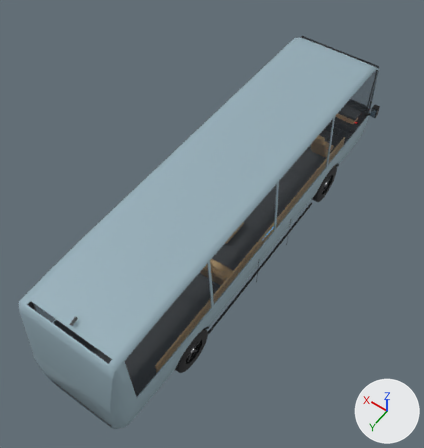
What one commit did to the glTF model public/models/cars/training-coach.glb.
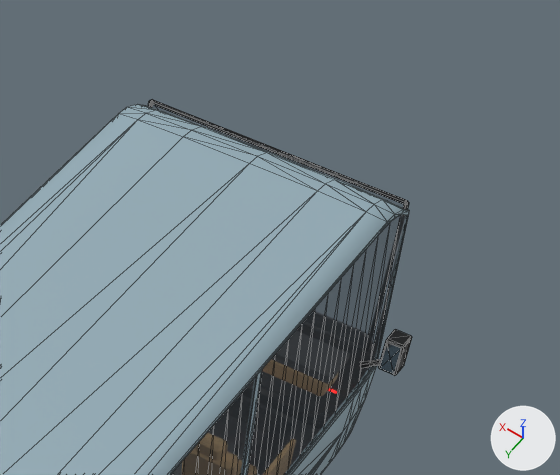
Each version appears first whole from a camera (50 mm lens) standing at (-4.7, 7.17, 11.94) and looking at (0.15, 0.38, 1.28), and next in a close-up on the part from 61% to 100% of the width and 1% to 33% of the height. The lights are fixed; the arrows at lower right show +X, +Y and +Z. The first two pictures are the older version. The close-ups show mesh edges as thin lines. Where no turn or scale is listed for an object, it has been applied to the vertices. Vertices at exactly the same position are counted once.

The first close-up shows 'Body', 'Surface_CarRoot_BlackTrim', 'Surface_CarRoot_Glass', 'Surface_CarRoot_MirrorGlass'.
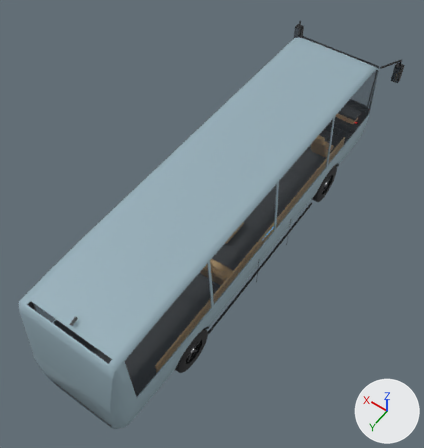
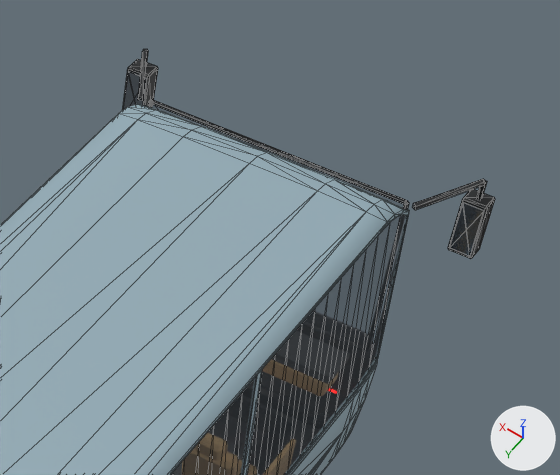
Where the newer file only moved an object's origin or applied its transform, the numbers keep the older frame.

What the commit changed:
me_cube_090 is used by ob_surface_carroot_blacktrim; location (-1.28, -4.56, 1.77).
me_cube_090 had 408 vertices, 572 faces and spanned x -0.18..2.73, y -0.53..9.66, z -1.67..1.39.
me_cube_090 now has 424 vertices, 596 faces and spans x -0.26..2.82, y -0.96..9.66, z -1.67..1.39.
me_cube_090 part 1: the loose piece of 24 vertices spanning x 2.58..2.73, y -0.14..0.02, z -0.04..0.26 is copied, and the copy is scaled about its middle by (1.37, 1, 1.63), then moved by (0.06, -0.82, 0.71); it spans x 2.62..2.82, y -0.96..-0.8, z 0.58..1.06.
Part 2, on me_cube_090:
53 vertices are removed from x -0.18..2.73, y -0.14..0.07, z -0.05..0.26.
100 faces are deleted.
11 vertices move from x -0.16..2.6, y -0.14..0.08, z -0.05..0.05 to x -0.18..2.7, y -0.89..-0.3, z 0.94..1.22.
29 vertices are added at x -0.26..2.74, y -0.96..-0.3, z 0.58..1.22.
8 new vertices lie (0.18, 0.0, 0.0) away from vertices in x -0.25, y -0.96..-0.8, z 0.58..1.06.
68 new faces join them.
Other edits to the shape of me_cube_090 do not show in these pictures.
me_cube_092 is used by ob_surface_carroot_mirrorglass; location (-1.38, -4.536, 1.88).
me_cube_092 had 16 vertices, 24 faces and spanned x -0.06..2.82, y 0.0, z -0.13..0.13.
me_cube_092 now has 16 vertices, 24 faces and spans x -0.09..2.97, y 0.0, z -0.21..0.21.
me_cube_092 part 3: the loose piece of 8 vertices spanning x -0.06..0.06, y 0.0, z -0.13..0.13 is scaled about its middle by (1.42, 1, 1.62).
me_cube_092 part 4: the loose piece of 8 vertices spanning x 2.7..2.82, y 0.0, z -0.13..0.13 is scaled about its middle by (1.42, 1, 1.62), then moved by (0.12, 0.0, 0.0).
Object 'Surface_CarRoot_MirrorGlass' (ob_surface_carroot_mirrorglass) moves from (-1.38, -4.536, 1.88) to (-1.44, -5.356, 2.59).

Pixel boxes [x1, y1, x2, y2] of what changed, in the close-ups (560 x 475 px; the box of a moved part takes in the faces that stretch with it):
'Surface_CarRoot_BlackTrim', reshaped: before [148, 99, 412, 376]; after [123, 49, 495, 259]
'Surface_CarRoot_MirrorGlass', reshaped, moved: before [379, 342, 401, 375]; after [123, 71, 484, 257]
part 1 of me_cube_090, added: after [123, 59, 158, 107]
part 2 of me_cube_090, moved or reshaped: before [361, 329, 412, 376]; after [138, 49, 495, 259]
part 3 of me_cube_092, moved or reshaped: before [379, 342, 401, 375]; after [449, 202, 484, 257]
part 4 of me_cube_092, moved or reshaped (not visible before): after [123, 71, 147, 110]
